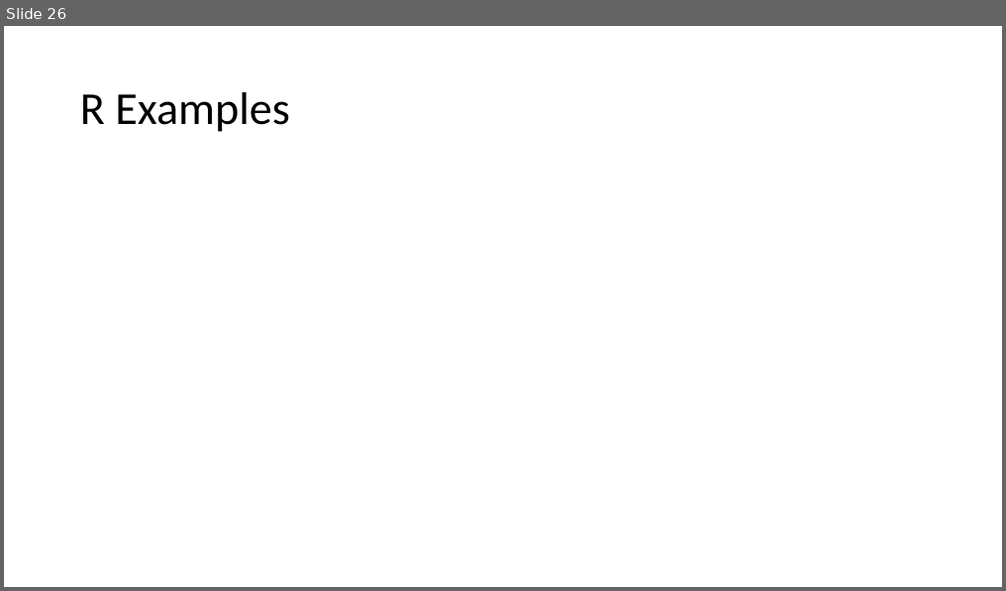
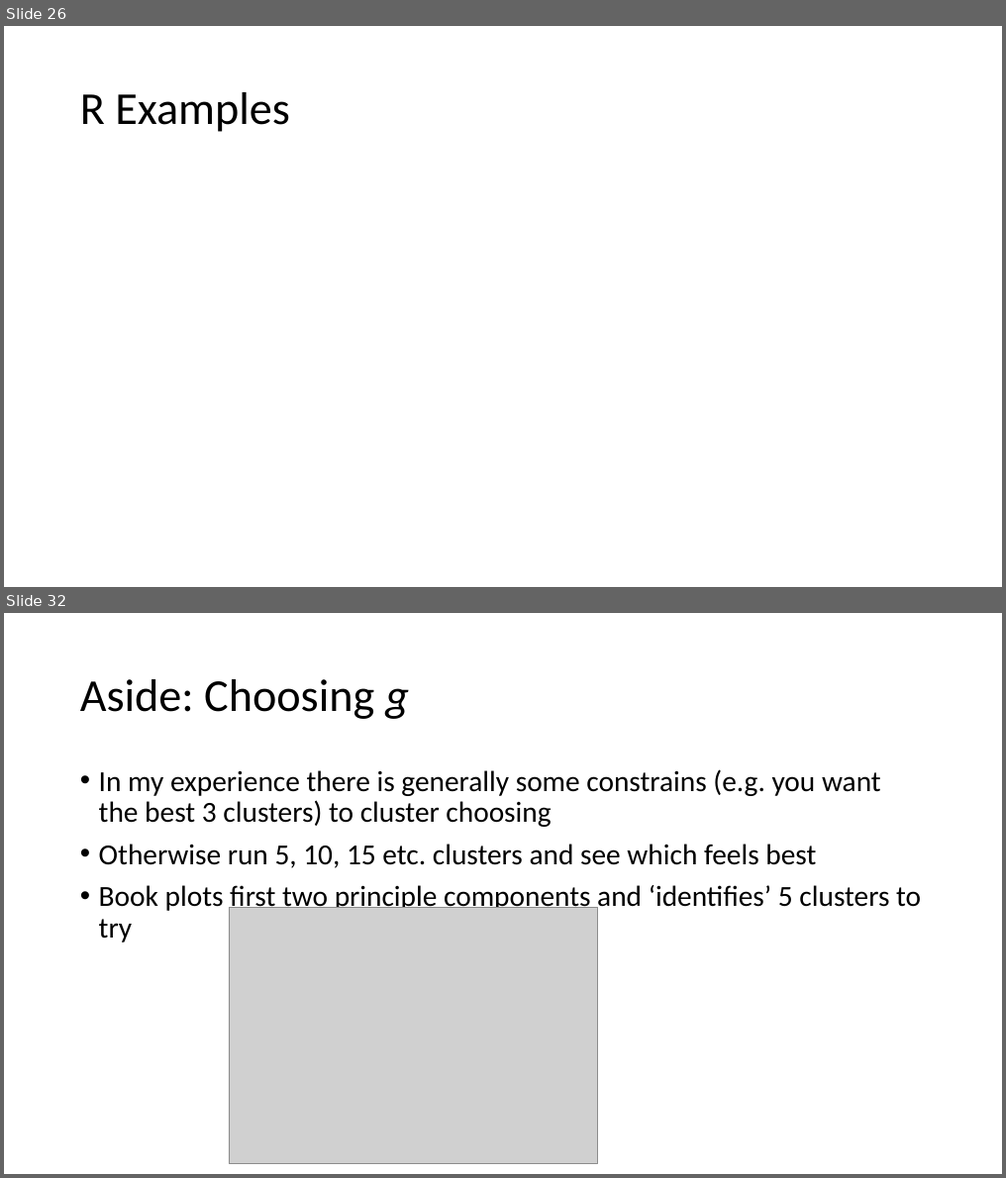
Before and after one commit to hunter-stats/stat717-class-materials, a slide deck: Class 11 Clustering.pptx. Shown one above the other, each under a label of ours: slide 26 before the commit, slides 26 and 32 after it; the slides between them are not shown. The pictures are 1006x591 and 1006x1178 pixels, drawn with LibreOffice and Linux fonts; fonts in the diff are those of the drawing; grey boxes stand for pictures. Boxes give left, top, right and bottom in pixels: in the first picture for what was removed or moved away, otherwise in the second. Text is boxed around its words. In the diff, an @@ line names an element or a change of style, - is before the commit and + after.

```diff
--- a/Class 11 Clustering.pptx
+++ b/Class 11 Clustering.pptx
@@ slide 32 added at <box>4,613,1002,1174</box>, background #FFFFFF @@
@@ title added at <box>80,679,409,719</box>, 44 pt, text #000000 @@
+Aside: Choosing g
@@ text added at <box>99,769,921,943</box>, 28 pt, text #000000 @@
+• In my experience there is generally some constrains (e.g. you want the best 3 clusters) to cluster choosing
+• Otherwise run 5, 10, 15 etc. clusters and see which feels best
+• Book plots first two principle components and ‘identifies’ 5 clusters to try
@@ picture added at <box>229,907,598,1164</box> @@
```
Also in this commit, not shown: 1 slide changed, 5 other slides added.
